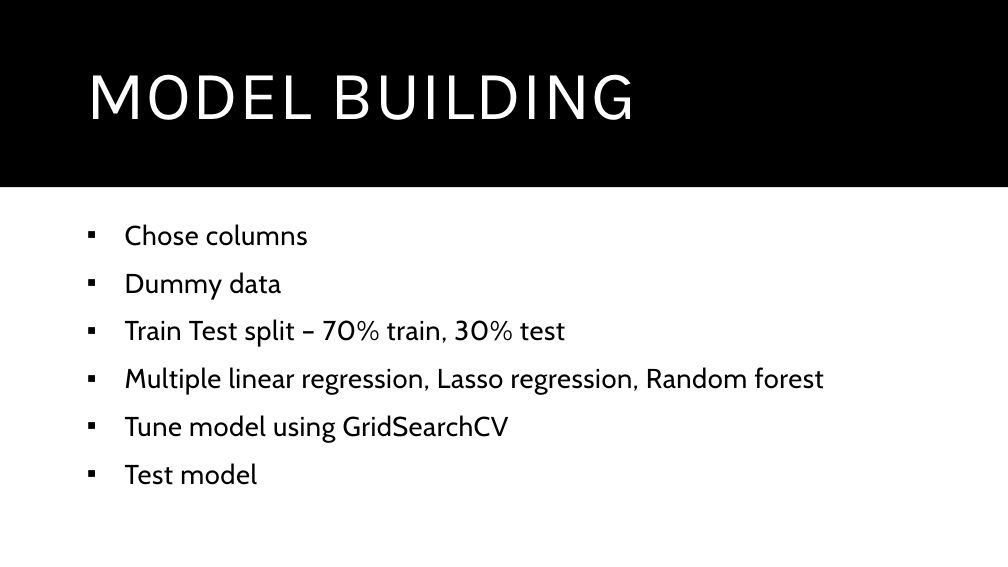
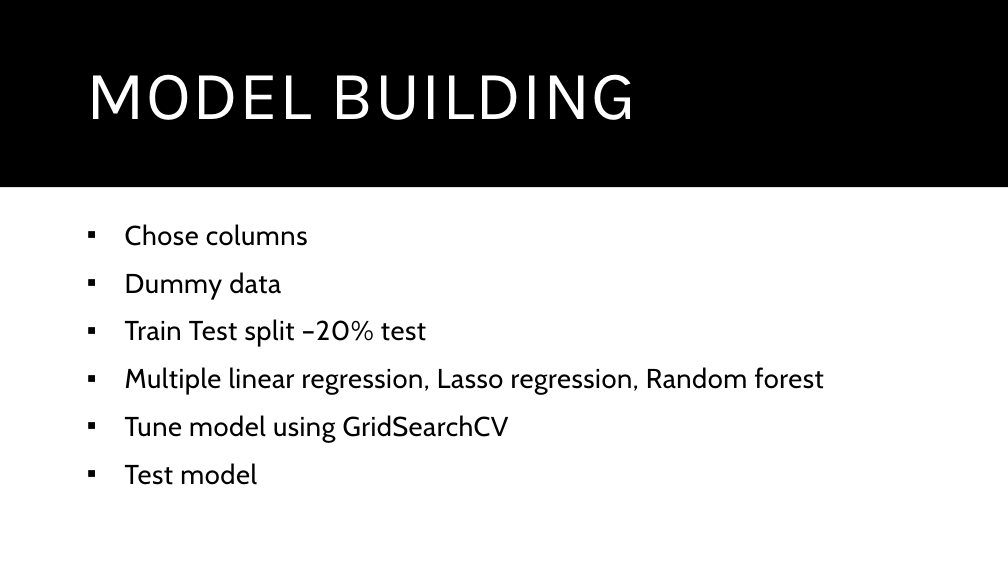
Before and after one commit to georgeedgar00/LHL-Final-Project, a slide deck: slide 8 of Data Science salary prediction in USA.pptx. Drawn at 1008x567 pixels with LibreOffice and Linux fonts; fonts in the diff are those of the drawing. Boxes give left, top, right and bottom in pixels: in the first picture for what was removed or moved away, otherwise in the second. Text is boxed around its words. In the diff, an @@ line names an element or a change of style, - is before the commit and + after.

```diff
--- a/Data Science salary prediction in USA.pptx
+++ b/Data Science salary prediction in USA.pptx
@@ text at [125,319,426,347]: text changed @@
-▪ Train Test split – 70% train, 30% test
+▪ Train Test split –20% test
```
Also in this commit, not shown: 1 other file.
